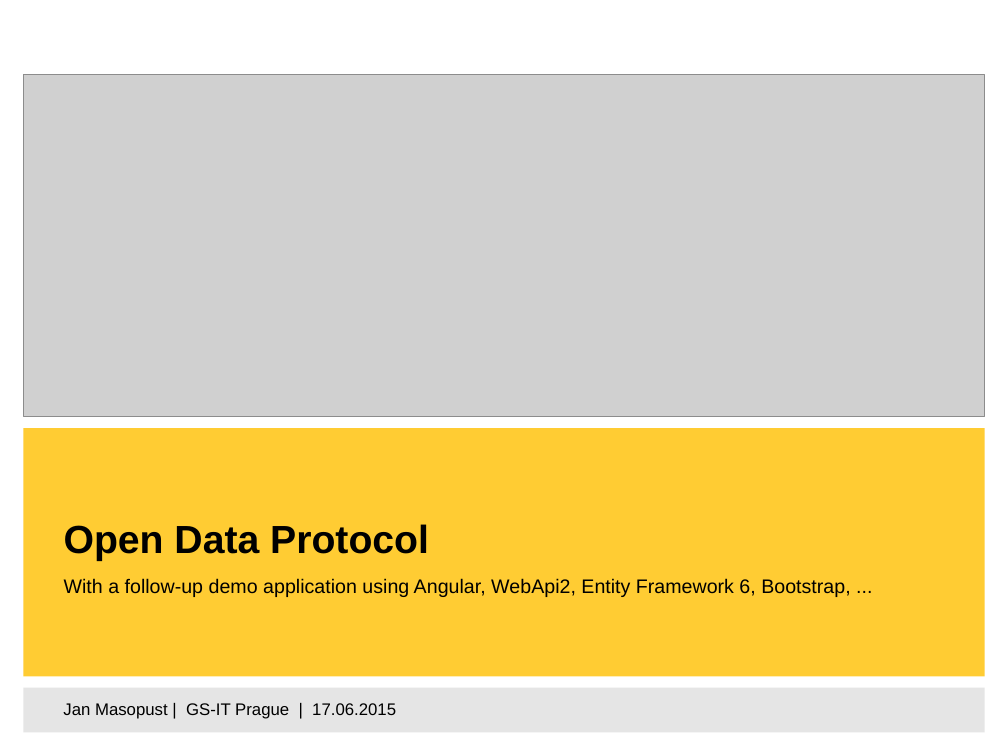
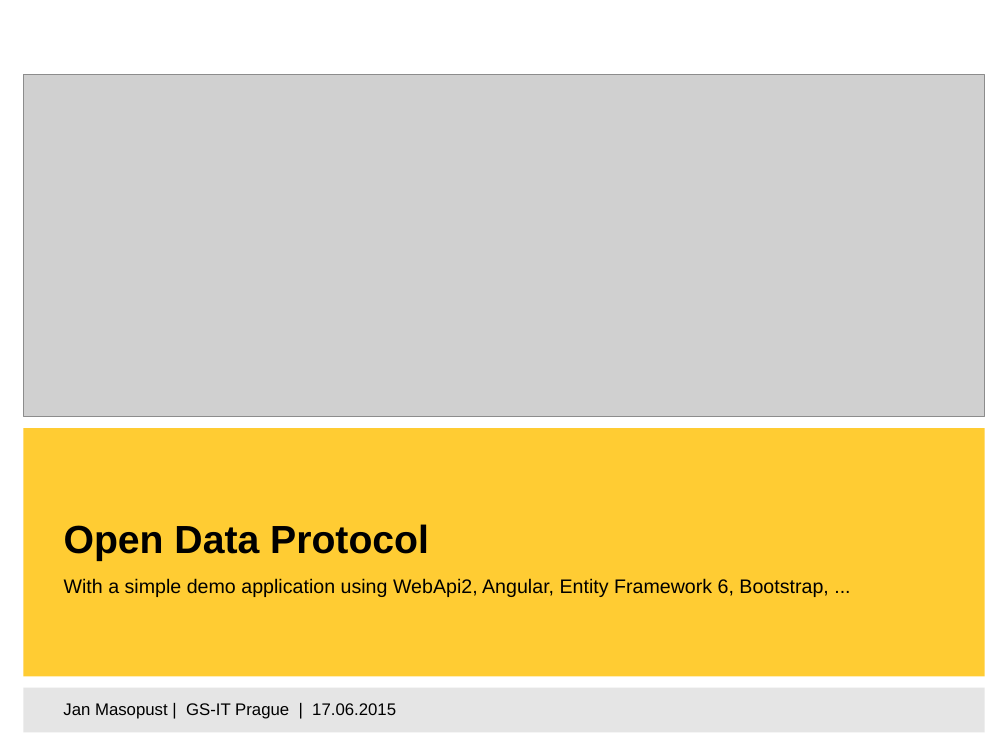
Before and after one commit to janmas/CobaSportsDemo, a slide deck: slide 1 of OData.pptx. Drawn at 1008x756 pixels with LibreOffice and Linux fonts; fonts in the diff are those of the drawing; grey boxes stand for pictures; background and template pictures are left out. Boxes give left, top, right and bottom in pixels: in the first picture for what was removed or moved away, otherwise in the second. Text is boxed around its words. In the diff, an @@ line names an element or a change of style, - is before the commit and + after.

```diff
--- a/OData.pptx
+++ b/OData.pptx
@@ subtitle at <box>64,578,828,597</box>: text changed @@
-With a follow-up demo application using Angular, WebApi2, Entity Framework 6, Bootstrap, ...
+With a simple demo application using WebApi2, Angular, Entity Framework 6, Bootstrap, ...
```
Also in this commit, not shown: 4 other slides changed, 3 slides added.
